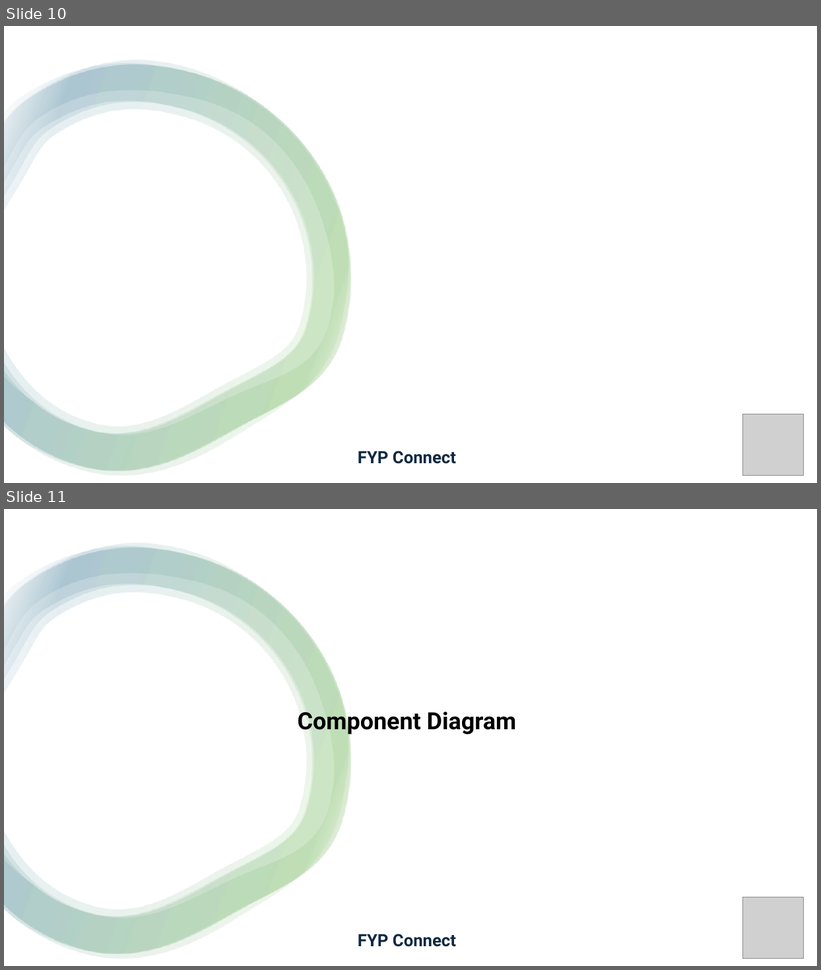
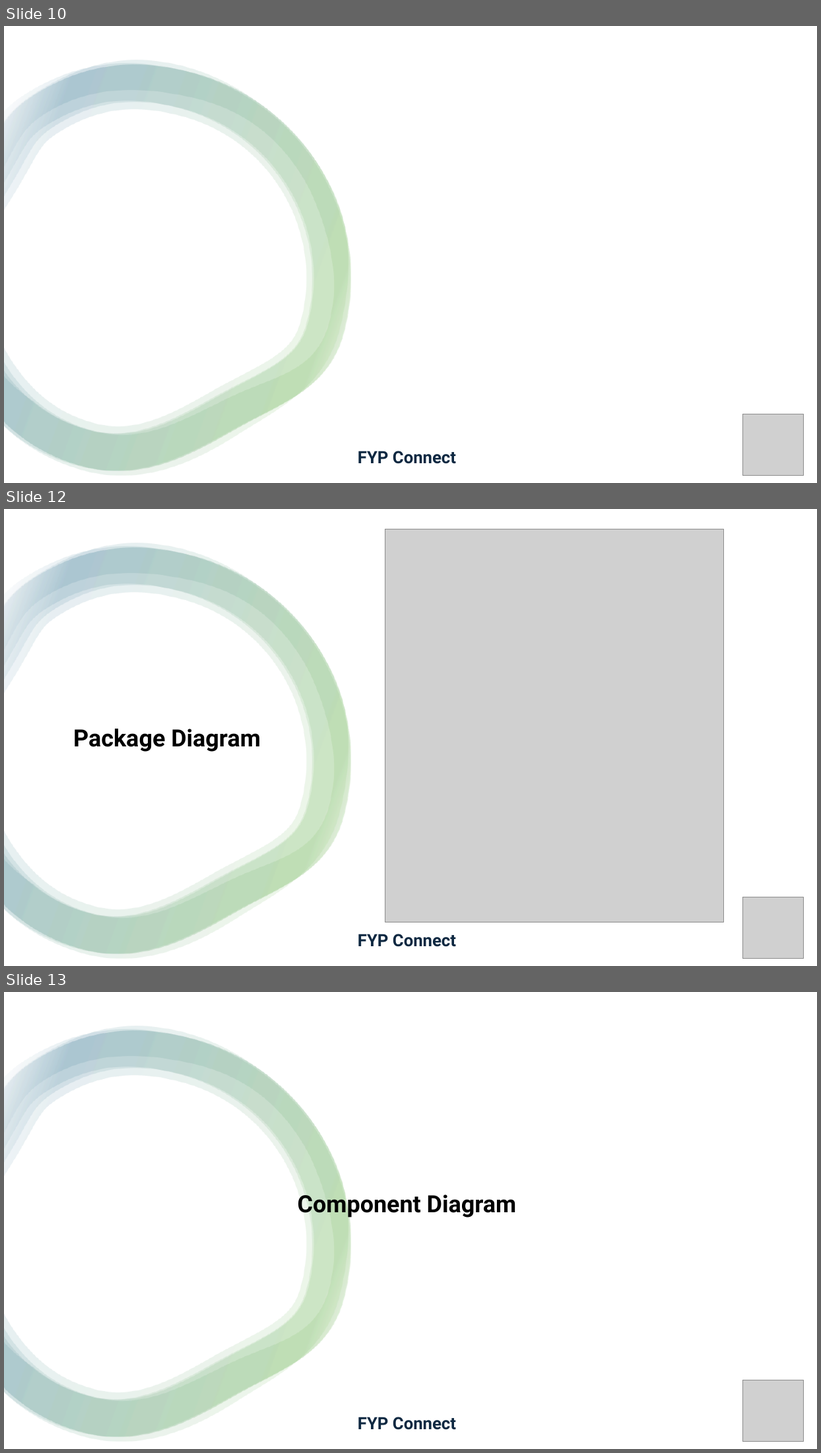
Before and after one commit to LUCIDSoftwares/FYPConnect, a slide deck: FinalDocs/presentation.pptx. Shown one above the other, each under a label of ours: slides 10 and 11 before the commit, slides 10, 12 and 13 after it; the slides between them are not shown. The pictures are 821x970 and 821x1453 pixels, drawn with LibreOffice and Linux fonts; fonts in the diff are those of the drawing; grey boxes stand for pictures; background and template pictures are left out. Boxes give left, top, right and bottom in pixels: in the first picture for what was removed or moved away, otherwise in the second. Text is boxed around its words. In the diff, an @@ line names an element or a change of style, - is before the commit and + after.

```diff
--- a/FinalDocs/presentation.pptx
+++ b/FinalDocs/presentation.pptx
@@ slide 12 added at box(4, 509, 817, 966), background #FFFFFF @@
@@ rectangle added at box(4, 509, 817, 966), fill #FFFFFF @@
@@ group added at box(4, 543, 351, 959): 4 freeform shapes @@
@@ picture added at box(385, 529, 724, 923) @@
@@ text added at box(73, 729, 261, 752), 28 pt, text #000000, bold @@
+Package Diagram
@@ picture added at box(743, 898, 804, 958) @@
@@ text added at box(358, 934, 456, 947), 20 pt, text #0E2841, bold @@
+FYP Connect
@@ what was slide 11 is now slide 13 @@
```
Also in this commit, not shown: 1 other slide added.
